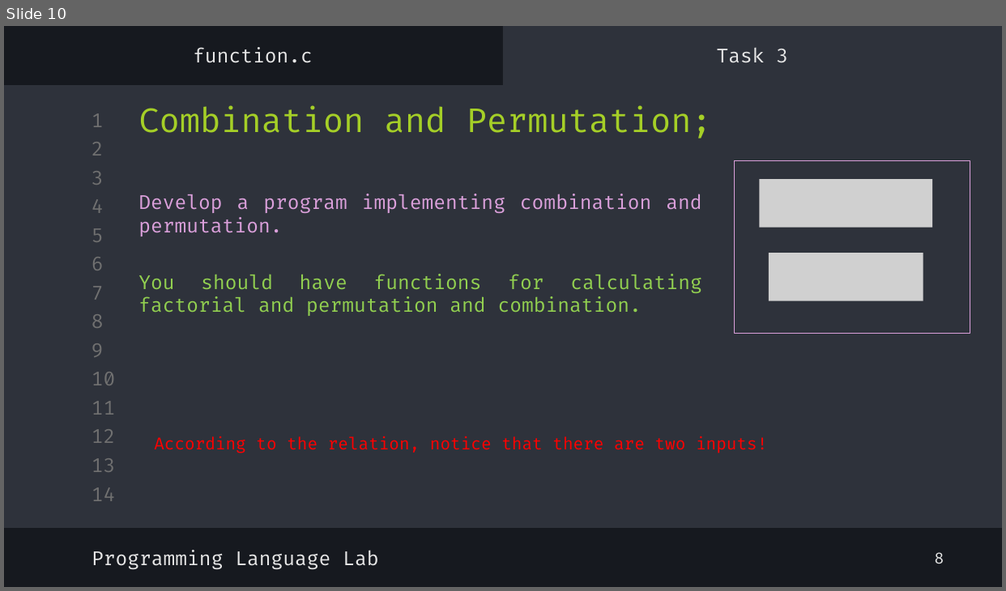
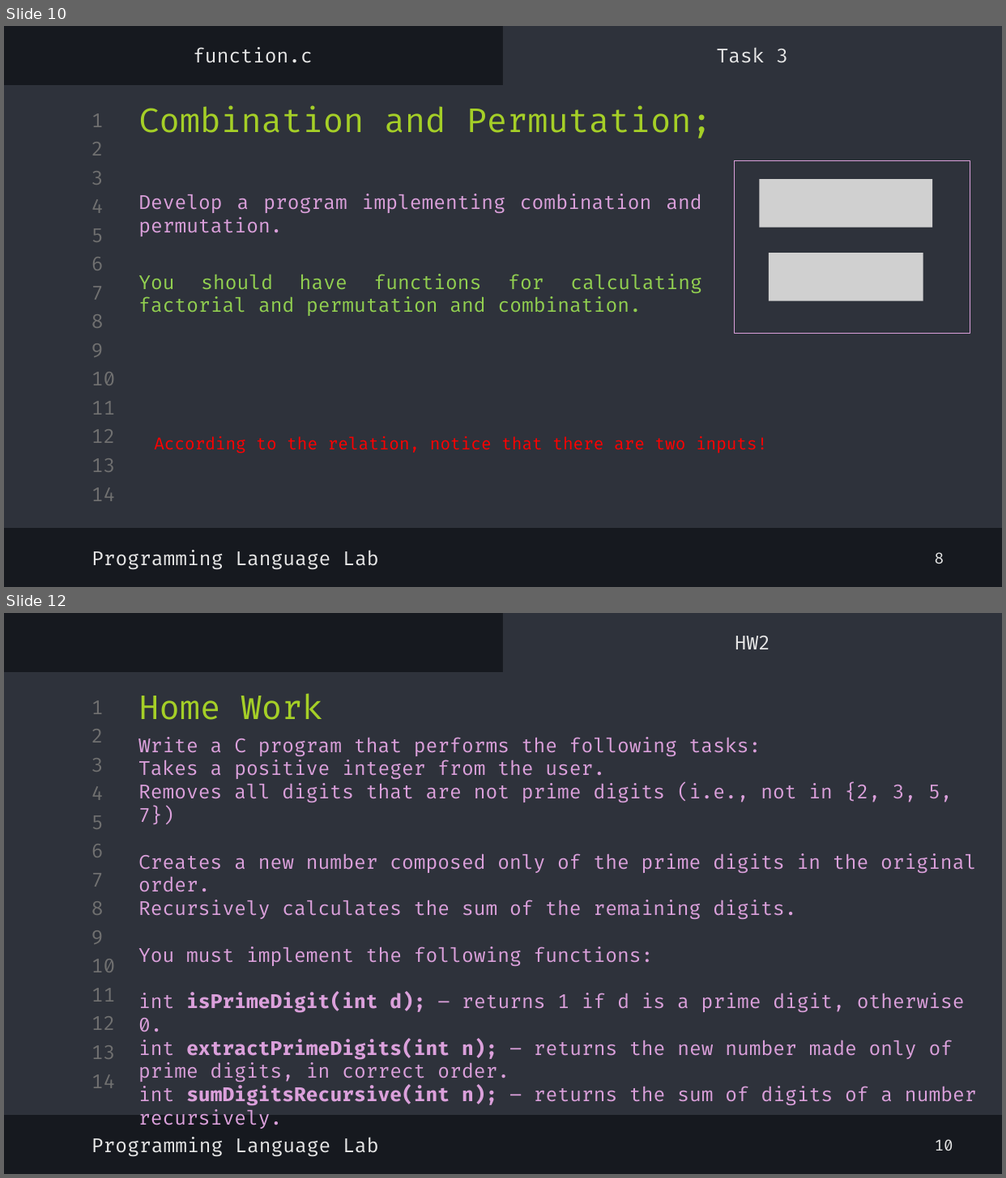
Before and after one commit to shayan-naghizadeh/C-Lab-AUT, a slide deck: slides/6.Function/Function.pptx. Shown one above the other, each under a label of ours: slide 10 before the commit, slides 10 and 12 after it; the slides between them are not shown. The pictures are 1006x591 and 1006x1178 pixels, drawn with LibreOffice and Linux fonts; fonts in the diff are those of the drawing; grey boxes stand for pictures. Boxes give left, top, right and bottom in pixels: in the first picture for what was removed or moved away, otherwise in the second. Text is boxed around its words. In the diff, an @@ line names an element or a change of style, - is before the commit and + after.

```diff
--- a/slides/6.Function/Function.pptx
+++ b/slides/6.Function/Function.pptx
@@ slide 12 added at (x1=4, y1=613, x2=1002, y2=1174), background #16191F; not listed: 16 template elements that a slide beside it also shows @@
@@ text added at (x1=735, y1=636, x2=770, y2=649), 14 pt, text #E7E7E7 @@
+HW2
@@ title added at (x1=138, y1=693, x2=323, y2=720), 24 pt, text #A5CF27 @@
+Home Work
@@ text added at (x1=138, y1=737, x2=977, y2=1106), 14 pt, text #DBA0DB @@
+Write a C program that performs the following tasks:
+Takes a positive integer from the user.
+Removes all digits that are not prime digits (i.e., not in {2, 3, 5, 7})
+Creates a new number composed only of the prime digits in the original order.
+Recursively calculates the sum of the remaining digits.
+You must implement the following functions:
+int isPrimeDigit(int d); – returns 1 if d is a prime digit, otherwise 0.
+int extractPrimeDigits(int n); – returns the new number made only of prime digits, in correct order.
+int sumDigitsRecursive(int n); – returns the sum of digits of a number recursively.
@@ text added at (x1=91, y1=1137, x2=378, y2=1157), 14 pt, text #E7E7E7 @@
+Programming Language Lab
@@ text added at (x1=935, y1=1139, x2=953, y2=1151), 11 pt, text #E7E7E7 @@
+10
```
Also in this commit, not shown: 1 slide changed, 1 other slide added, 6 other files.
